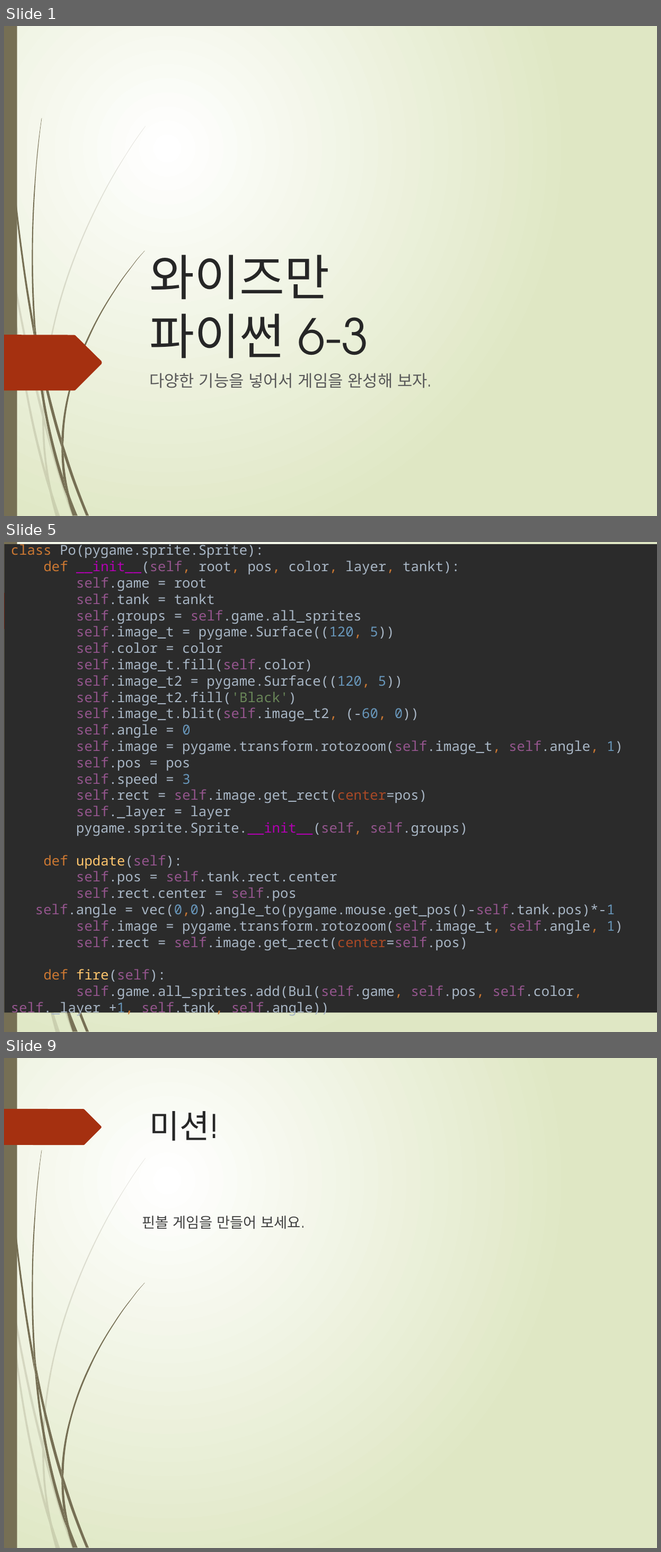
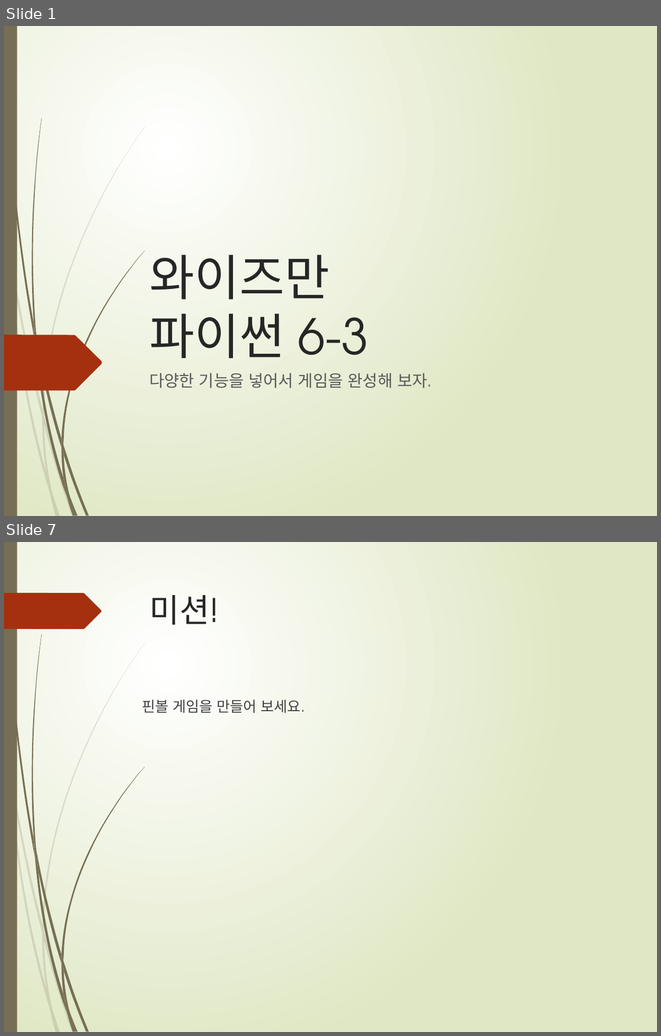
Before and after one commit to freshmea/weizman_python_class, a slide deck: textbook/파이썬6-3교시.pptx. Shown one above the other, each under a label of ours: slides 1, 5 and 9 before the commit, slides 1 and 7 after it; the slides between them are not shown. The pictures are 661x1552 and 661x1036 pixels, drawn with LibreOffice and Linux fonts; fonts in the diff are those of the drawing. Boxes give left, top, right and bottom in pixels: in the first picture for what was removed or moved away, otherwise in the second. Text is boxed around its words. In the diff, an @@ line names an element or a change of style, - is before the commit and + after.

```diff
--- a/textbook/파이썬6-3교시.pptx
+++ b/textbook/파이썬6-3교시.pptx
@@ slide 5 removed at (4, 542, 657, 1032), background gradient #FFFFFF to #DFE8C4; not listed: 14 template elements that a slide beside it also shows @@
@@ rectangle removed at (5, 544, 657, 1012) @@
-class Po(pygame.sprite.Sprite):
-def __init__(self, root, pos, color, layer, tankt):
-self.game = root
-self.tank = tankt
-self.groups = self.game.all_sprites
-self.image_t = pygame.Surface((120, 5))
-self.color = color
-self.image_t.fill(self.color)
-self.image_t2 = pygame.Surface((120, 5))
-self.image_t2.fill('Black')
-self.image_t.blit(self.image_t2, (-60, 0))
-self.angle = 0
-self.image = pygame.transform.rotozoom(self.image_t, self.angle, 1)
-self.pos = pos
-self.speed = 3
-self.rect = self.image.get_rect(center=pos)
-self._layer = layer
-pygame.sprite.Sprite.__init__(self, self.groups)
-def update(self):
-self.pos = self.tank.rect.center
-self.rect.center = self.pos
-self.angle = vec(0,0).angle_to(pygame.mouse.get_pos()-self.tank.pos)*-1
-self.image = pygame.transform.rotozoom(self.image_t, self.angle, 1)
-self.rect = self.image.get_rect(center=self.pos)
-def fire(self):
-self.game.all_sprites.add(Bul(self.game, self.pos, self.color, self._layer +1, self.tank, self.angle))
@@ what was slide 9 is now slide 7 @@
```
Also in this commit, not shown: 1 slide changed, 4 slides added, 5 other slides removed, 1 other file.
